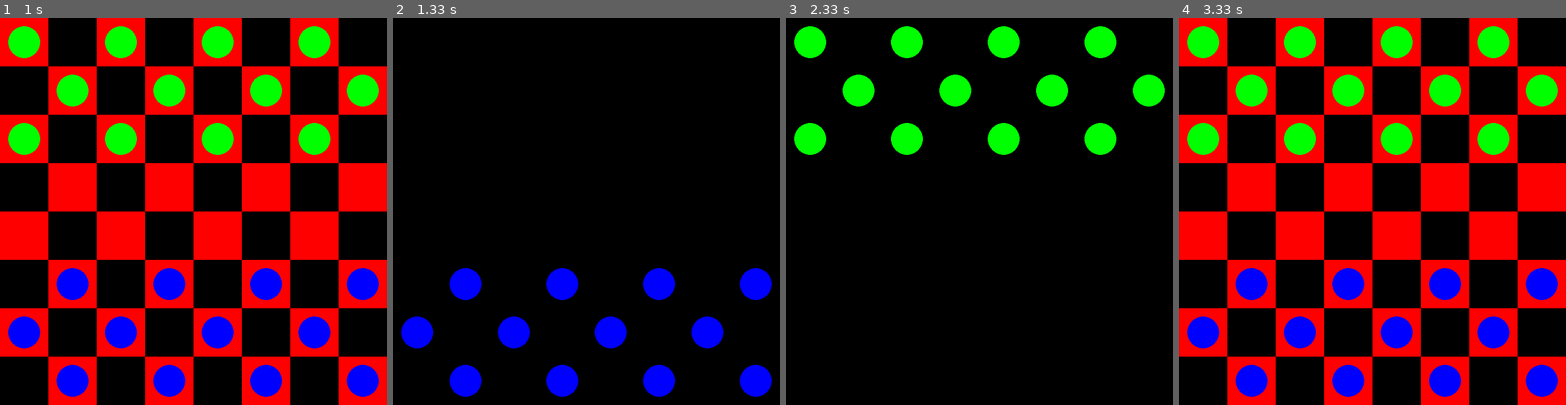
Above: before the commit, frames 1-4 (left to right).
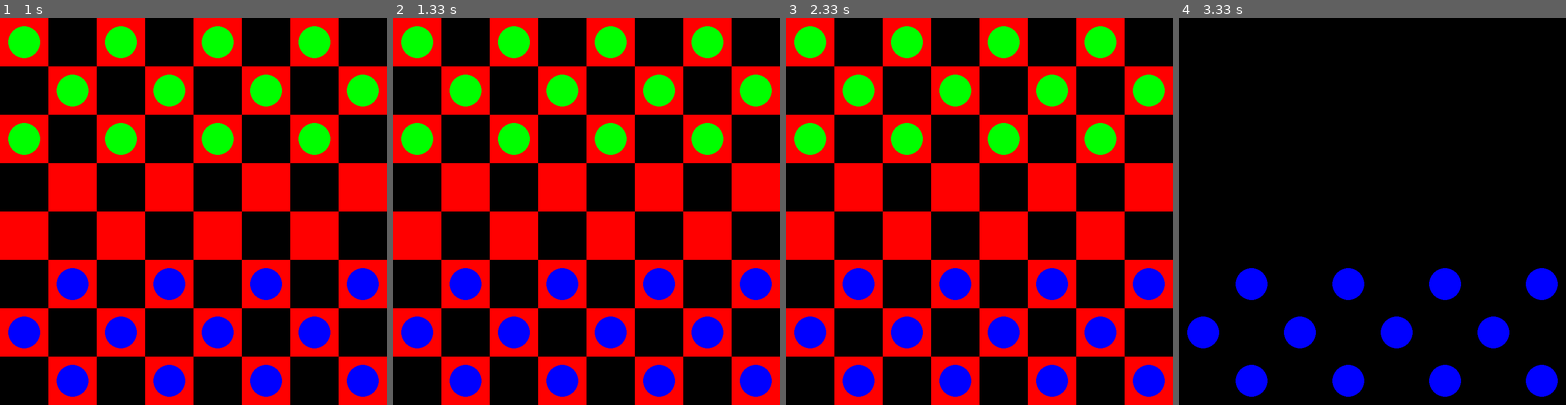
Above: after the commit, the same moments.

Repository: TylerW546/Pygame-Presentation
Game: pygame game, started from main.py
The game is run twice, just before and just after one commit, with the same random seed, the same clock (stepped at 60 frames per second) and the same inputs.
Inputs:
- Up to frame 1 (1 s): no input
- Up to frame 2 (1.33 s): no input
- Up to frame 3 (2.33 s): no input
- Up to frame 4 (3.33 s): no input

Frame 1 is identical in both runs. In frame 2, 44% of the frame differs, in the area x 0-100%, y 0-100%; in frame 3, 44%; in frame 4, 44%.

Commit message:
ready to get programs

Diff:
--- a/main.py
+++ b/main.py
@@ -28,7 +28,8 @@
     drawFunctions.append(drawToScreen)
 
 def main():
-    timerMax = 100
+    # Every 100 is a second
+    timerMax = 300
     timer = 0
     programNumber = -1
     while (True):
@@ -49,7 +50,6 @@
 
 
         timer = (timer + 1) % timerMax
-        print(timer)
         time.sleep(.01)
 
 if __name__ == "__main__":
